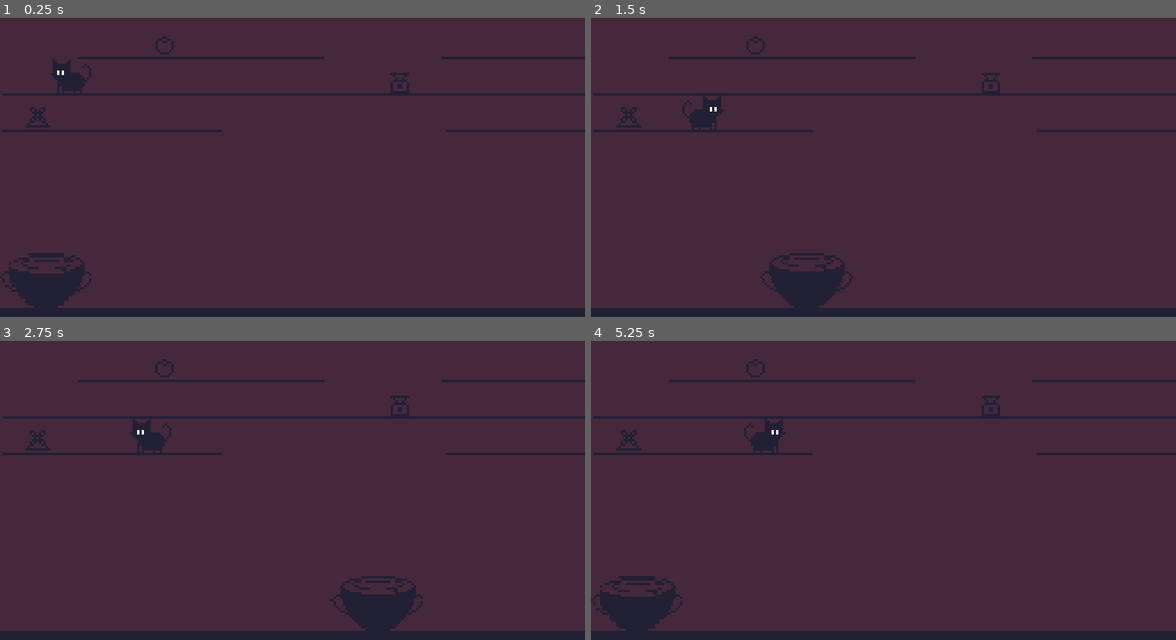
Above: before the commit, frames 1-4 (two rows, left to right).
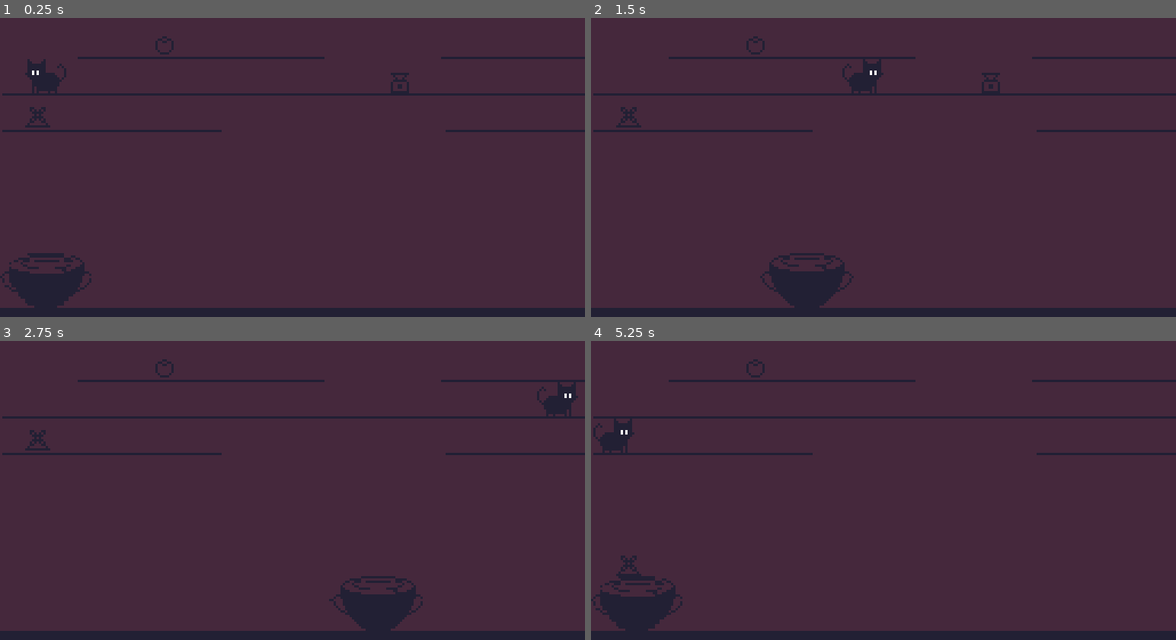
Above: after the commit, the same moments.

Repository: Bazooh/BlackCatJam
Game: Godot game, scene res://level/level.tscn
Same seed, same stepped clock (60 frames per second), same inputs: the game is played once before the commit and once after it.
Inputs:
- Up to frame 1 (0.25 s): no input
- Up to frame 2 (1.5 s): hold Right (right) 0.53-1.28 s; hold S (down) from 1.28 s (still down)
- Up to frame 3 (2.75 s): release S (down) at 2.03 s; hold Right (right) from 2.03 s (still down)
- Up to frame 4 (5.25 s): release Right (right) at 2.78 s; hold W (up) 2.78-3.53 s; hold A (left) 3.53-5.03 s; hold S (down) from 5.03 s (still down)

The runs differ from the first frame. In frame 1, 0.8% of the frame differs, in the area x 4-16%, y 13-26%; in frame 2, 0.9%; in frame 3, 1.0%; in frame 4, 1.1%, in the area x 0-70%, y 18-79%.

Commit message:
cat speed

Diff:
--- a/level/level.tscn
+++ b/level/level.tscn
@@ -17,6 +17,7 @@
 
 [node name="Cat" parent="." instance=ExtResource("2_xf2dh")]
 position = Vector2(42, 39)
+speed = 100.0
 
 [node name="Witch" parent="." instance=ExtResource("2_b1rdj")]
 recipe = Array[int]([0, 1, 2])
